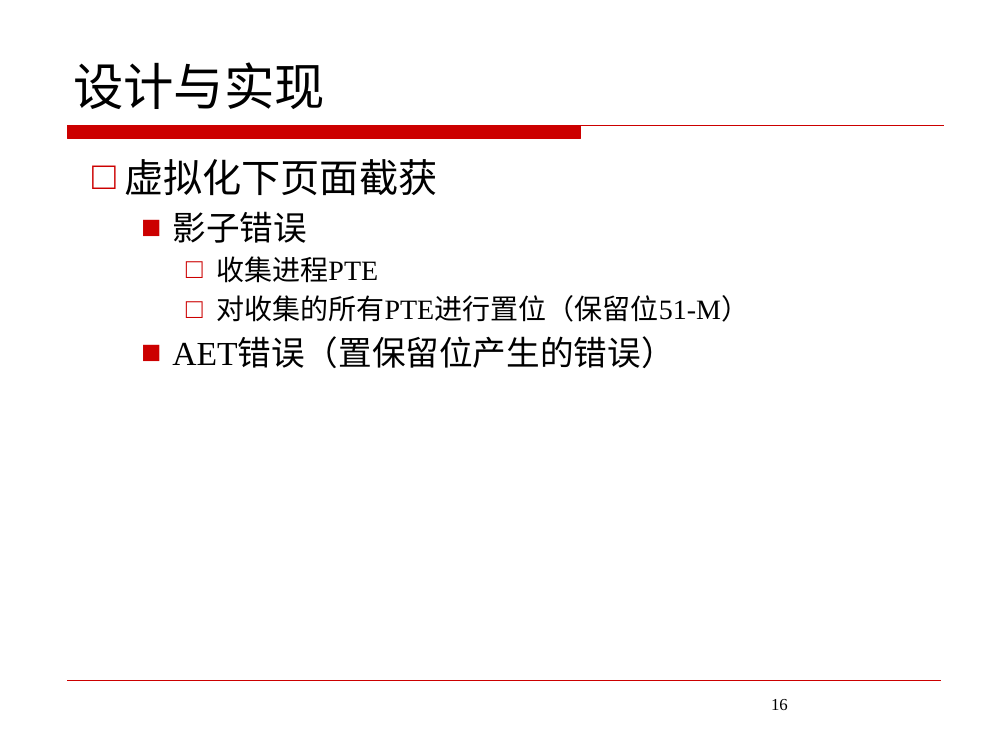
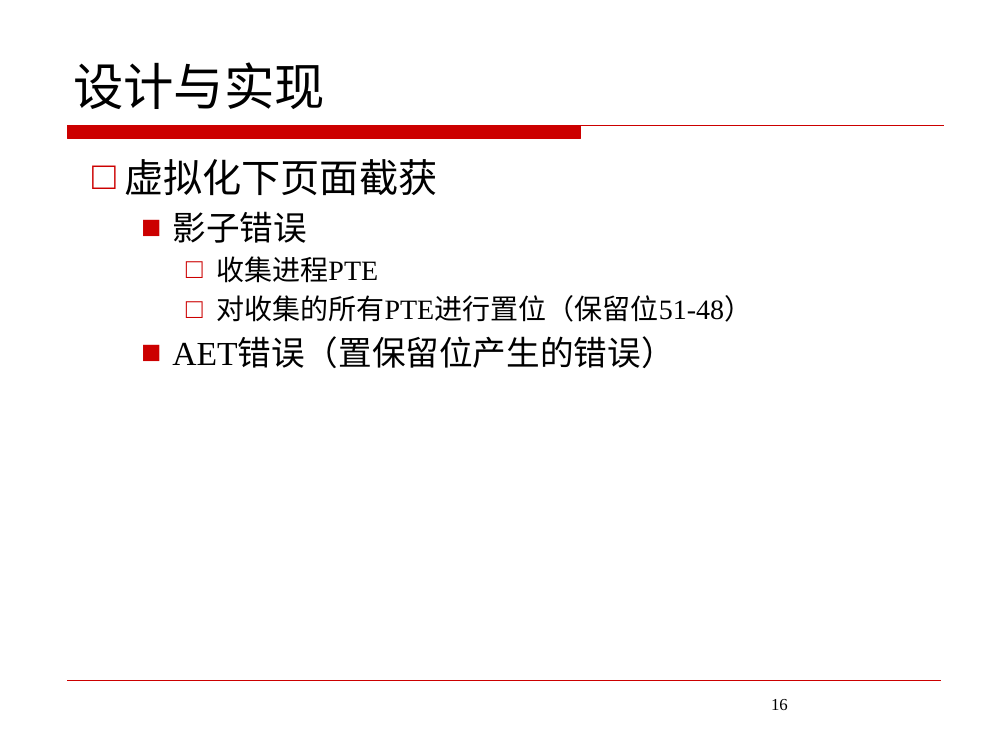
Before and after one commit to JoeHF/aet_data, a slide deck: slide 16 of 答辩/答辩ppt.pptx. Drawn at 1008x756 pixels with LibreOffice and Linux fonts; fonts in the diff are those of the drawing; background and template pictures are left out. Boxes give left, top, right and bottom in pixels: in the first picture for what was removed or moved away, otherwise in the second. Text is boxed around its words. In the diff, an @@ line names an element or a change of style, - is before the commit and + after.

```diff
--- a/答辩/答辩ppt.pptx
+++ b/答辩/答辩ppt.pptx
@@ text at <box>216,295,752,322</box>: text changed @@
-    □ 对收集的所有PTE进行置位（保留位51-M）
+    □ 对收集的所有PTE进行置位（保留位51-48）
```
Also in this commit, not shown: 1 other slide changed, 2 other files.
